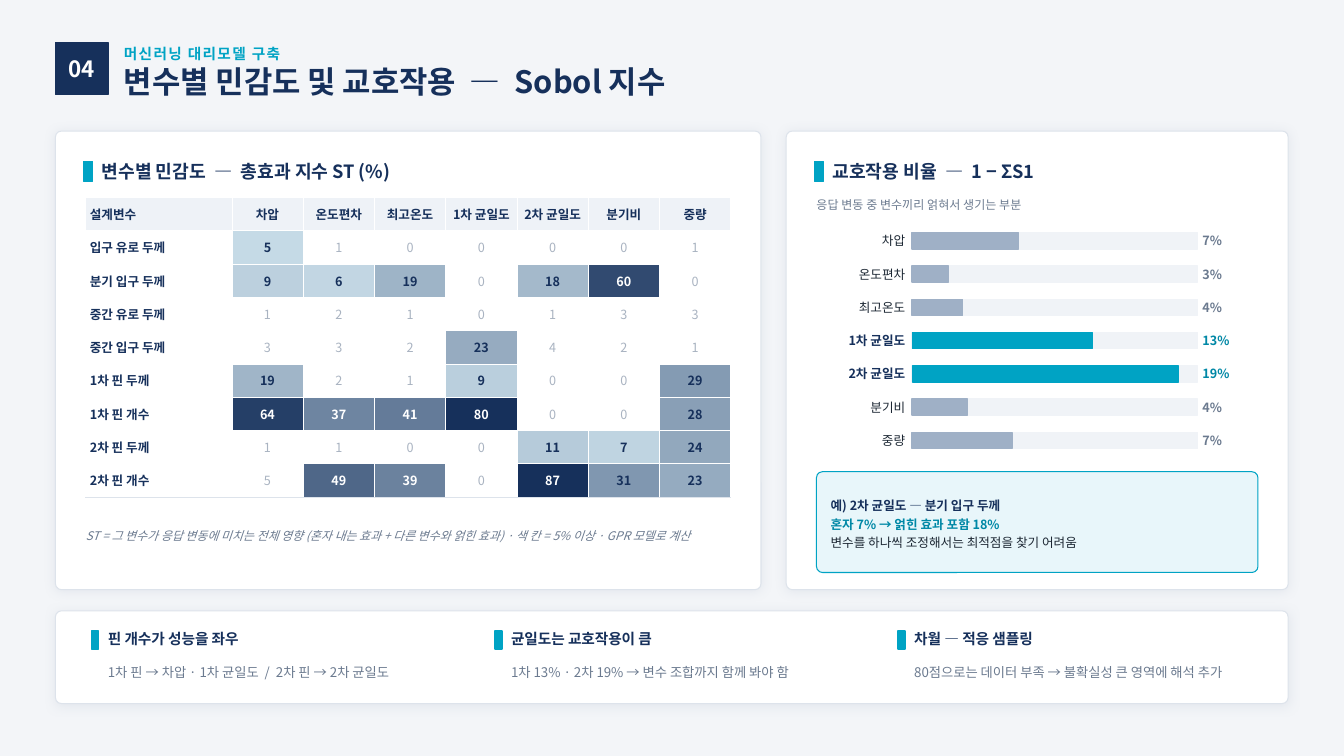
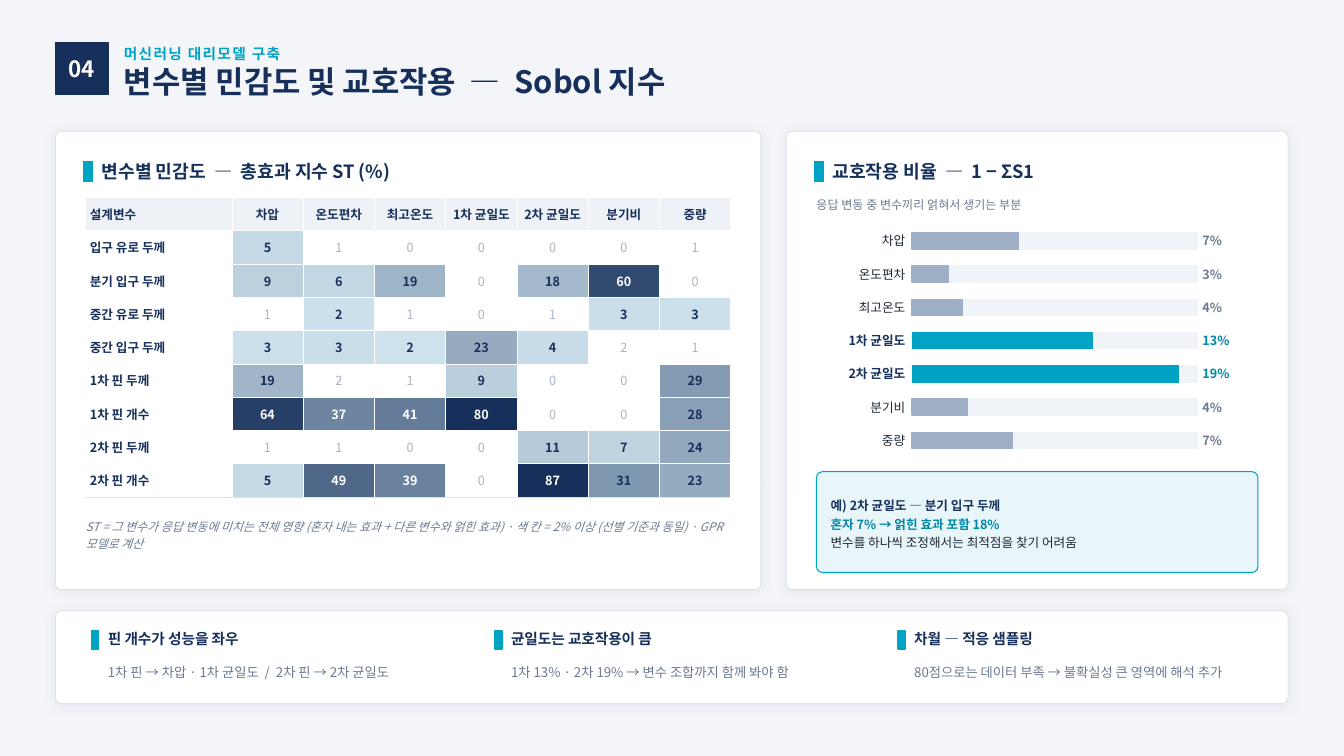
Before and after one commit to yjs9716/dddd, a slide deck: slide 1 of 민감도_장표.pptx. Drawn at 1344x756 pixels with LibreOffice and Linux fonts; fonts in the diff are those of the drawing. Boxes give left, top, right and bottom in pixels: in the first picture for what was removed or moved away, otherwise in the second. Text is boxed around its words. In the diff, an @@ line names an element or a change of style, - is before the commit and + after.

```diff
--- a/민감도_장표.pptx
+++ b/민감도_장표.pptx
@@ table at (x1=86, y1=198, x2=733, y2=490) @@
@@ fill none to #CDE1EC in row 4, column 3 @@
@@ fill none to #CADEEA in 2 cells @@
@@ fill none to #CBE0EB in 2 cells @@
@@ fill none to #CDE2ED in row 5, column 4 @@
@@ fill none to #C7DBE8 in row 5, column 6 @@
@@ fill none to #C6DAE6 in row 9, column 2 @@
@@ text colour #A9B3C1 to #16305B, bold on in "2", "3", "3", "3" and 4 more places @@
@@ text at (x1=86, y1=521, x2=723, y2=549): text changed @@
-ST = 그 변수가 응답 변동에 미치는 전체 영향 (혼자 내는 효과 + 다른 변수와 얽힌 효과) · 색 칸 = 5% 이상 · GPR 모델로 계산
+ST = 그 변수가 응답 변동에 미치는 전체 영향 (혼자 내는 효과 + 다른 변수와 얽힌 효과) · 색 칸 = 2% 이상 (선별 기준과 동일) · GPR 모델로 계산
```
Also in this commit, not shown: 1 other file.
